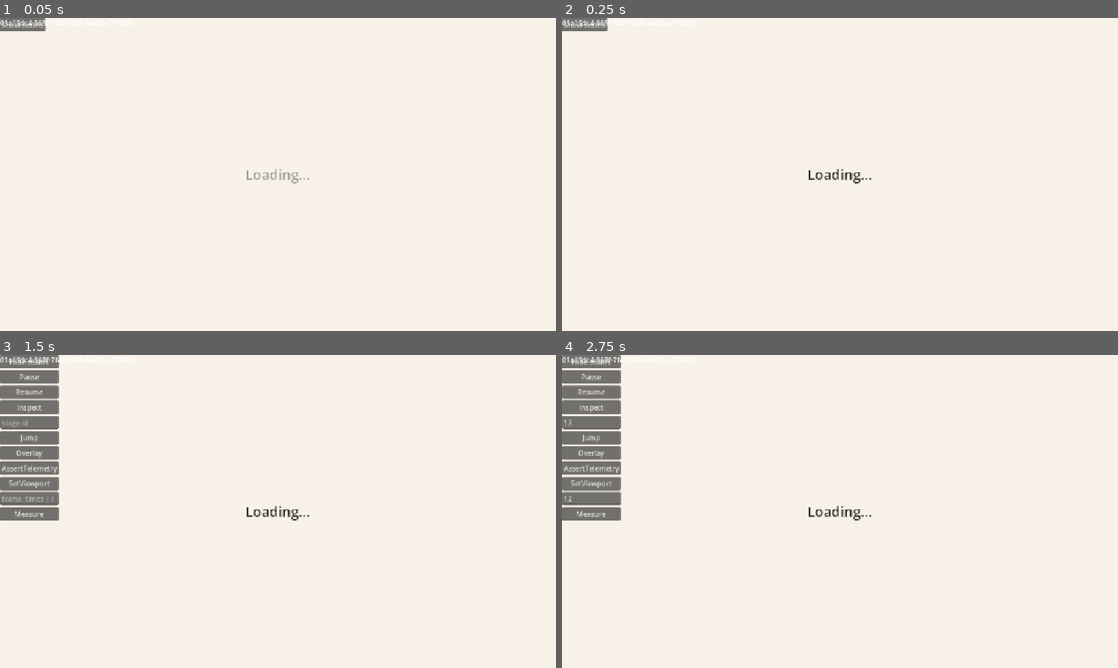
Above: before the commit, frames 1-4 (two rows, left to right).
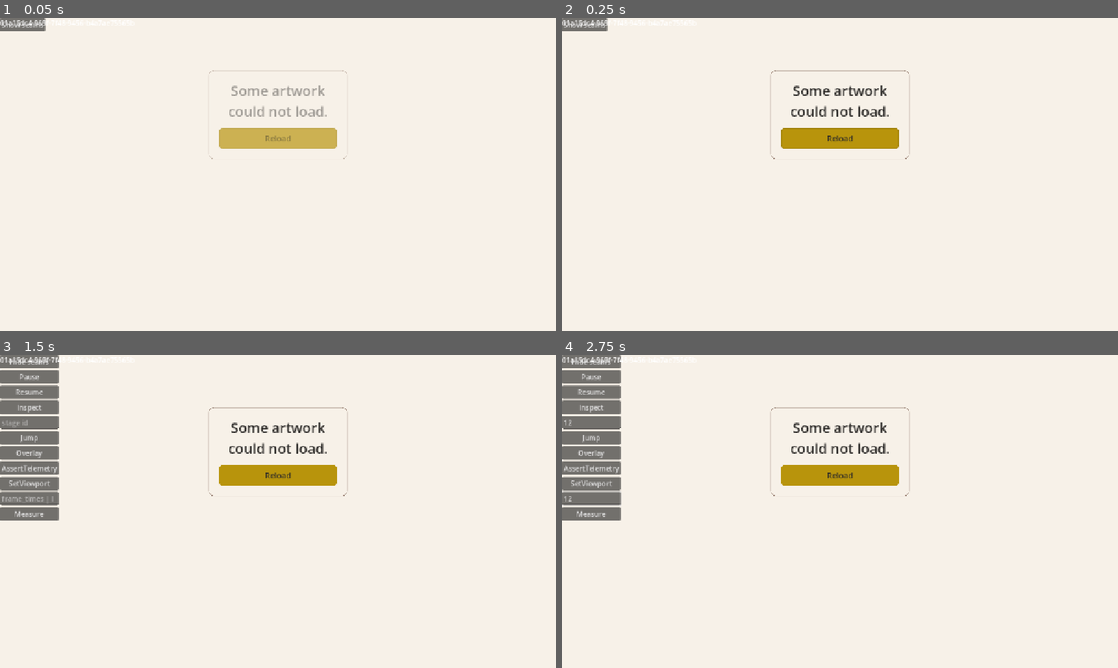
Above: after the commit, the same moments.

Repository: waigore/simplechessv2
Game: Godot game, scene res://main.tscn
The game is run twice, just before and just after one commit, with the same random seed, the same clock (stepped at 60 frames per second) and the same inputs.
Inputs (mouse positions are in pixels of both pictures, inside the frame that each line leads up to):
- Up to frame 1 (0.05 s): no input
- Up to frame 2 (0.25 s): no input
- Up to frame 3 (1.5 s): click (278, 473) at 0.5 s, where only the run after the commit has a clickable "Reload"; click "Show seams" at 1.25 s
- Up to frame 4 (2.75 s): click (589, 423) at 2.02 s; type "12" at 2.1 s; click (589, 498) at 2.25 s; type "12" at 2.33 s

The runs differ from the first frame. In frame 1, 2.0% of the frame differs, in the area x 37-63%, y 16-53%; in frame 2, 2.4%; in frame 3, 2.4%; in frame 4, 2.4%.

Commit message:
Leave EX.loading for EX.load-failure when Boot assets fail (#882)
Specify and land the missing player-facing half of the Boot failure: the
cold open no longer waits on a load gate that already failed.

- UX: new EX.load-failure row (copy source, reload recovery), UI-mode-pick
  C5 Reload and state S5, mockup anchor ex-load-failure.
- Technical: FAIL.T15 / R7, CMP-session-router R6, CTR-presentation E6
  reload_requested, cold-open branch B2 with steps S5/S6.
- Copy: exceptions.load_failure and exceptions.reload in en, zh-Hant, ja
  (not in EVERY_LOCALE_ROWS).
- Code: SessionRouter leaves STAGE_LOADING for STAGE_LOAD_FAILED on E4 and
  emits the screen; LoadFailurePanel renders the surface; resolver
  reset_group('boot') makes Reload read the tree again.
- Tests: asset_resolver_test asserts the stage exit, the named screen, that
  S5 ignores other controls, and that C5 reloads, plus per-locale copy.

Refs #882

Diff:
--- a/game/asset_resolver.gd
+++ b/game/asset_resolver.gd
@@ -121,6 +121,18 @@
 
 func unresolved_count(group_name: String) -> int:
 	return int(_unresolved_counts.get(group_name, 0))
+
+
+## EX.load-failure Reload (#882): a reloaded Boot load reads the served tree again
+## instead of the IDs the failed attempt left cached. Only this group's state is
+## cleared; anything else a longer sitting cached stays.
+func reset_group(group_name: String) -> void:
+	for asset_id in _group_ids(group_name):
+		_cache.erase(str(asset_id))
+	_loaded_groups.erase(group_name)
+	_unresolved_counts.erase(group_name)
+	if group_name == "boot":
+		boot_outcome = -1
 
 
 func apply_manifest(data: Dictionary) -> void:
--- a/game/asset_resolver_test.gd
+++ b/game/asset_resolver_test.gd
@@ -169,7 +169,8 @@
 
 func _check_boot_failure_surfaced() -> bool:
 	## Inverted from the old "stall is correct" check: a Boot group that leaves an
-	## approved ID unresolved settles as CTR-asset-resolve E4, and the caller sees it.
+	## approved ID unresolved settles as CTR-asset-resolve E4, the caller sees it,
+	## and the router leaves `EX.loading` for `EX.load-failure` (#882).
 	var probe := AssetResolver.new()
 	probe.playtest_override = 1
 	root.add_child(probe)
@@ -199,16 +200,106 @@
 		return _fail("failed boot preload did not surface the failure")
 	if probe.boot_outcome != 1 or probe.group_loaded("boot"):
 		return _fail("failed boot preload did not log the unresolved count")
+	var problem := await _router_loads_again_after_failure(probe._manifest)
+	if not problem.is_empty():
+		return _fail(problem)
+	return _check_load_failure_surface()
+
+
+## The router half: E4 ends the wait, `EX.load-failure` is named, and C5 Reload loads
+## the game again from the start — a fresh Boot read, never a cached verdict.
+func _router_loads_again_after_failure(manifest: Dictionary) -> String:
 	var router_probe := AssetResolver.new()
 	router_probe.playtest_override = 1
 	root.add_child(router_probe)
 	router_probe.boot_failed.connect(_router._on_boot_failed)
-	router_probe.apply_manifest(probe._manifest)
+	router_probe.apply_manifest(manifest)
+	var screens: Array[String] = []
+	_router.screen_requested.connect(
+		func(screen_id: String, _state: Dictionary) -> void: screens.append(screen_id)
+	)
+	## One frame runs the deferred preload, so the checks below never wait on a boot
+	## event that already failed.
 	router_probe.preload_boot()
-	await router_probe.boot_settled
+	await process_frame
+	var problem := _load_failure_is_named(screens)
+	if problem.is_empty():
+		_router.handle_control(SessionRouter.STAGE_LOAD_FAILED, "C1")
+		if _router.stage != SessionRouter.STAGE_LOAD_FAILED:
+			problem = "EX.load-failure acted on a control it does not offer"
+	if problem.is_empty():
+		_router.handle_control(SessionRouter.STAGE_LOAD_FAILED, "C5")
+		if _router.stage != SessionRouter.STAGE_LOADING or _router.boot_failure_count != 1:
+			problem = "Reload did not load the game again from the start"
+	if problem.is_empty():
+		## The manifest leaves Boot unresolvable, so the reloaded attempt must fail the
+		## same way, through a fresh read.
+		if _router._resolver.boot_outcome == 1 or _router._resolver.group_loaded("boot"):
+			problem = "Reload kept a failed Boot verdict the wait would not read again"
+		await process_frame
+	return problem
+
+
+## E4 reached the router and replaced the wait with `EX.load-failure`.
+func _load_failure_is_named(screens: Array[String]) -> String:
 	if _router.boot_failure_count != 1:
-		return _fail("session router did not observe the boot failure")
+		return "session router did not observe the boot failure"
+	if _router.stage != SessionRouter.STAGE_LOAD_FAILED:
+		return "boot failure left STAGE_LOADING: EX.loading is waited on after it failed"
+	if screens.is_empty() or screens[0] != SessionRouter.STAGE_LOAD_FAILED:
+		return "boot failure did not name EX.load-failure to the presentation"
+	return ""
+
+
+## UI-mode-pick S5 — the shipped surface names the failure and offers Reload in
+## every locale; `EX.loading` is gone rather than waited on (#882).
+func _check_load_failure_surface() -> bool:
+	var packed := load("res://main.tscn") as PackedScene
+	var view := packed.instantiate() as Presentation
+	var harness := view.get_node_or_null("PlaytestHarness")
+	if harness != null:
+		view.remove_child(harness)
+		harness.free()
+	root.add_child(view)
+	view.show_screen(SessionRouter.STAGE_LOAD_FAILED, {})
+	var panel := view.get_node_or_null("LoadFailure") as LoadFailurePanel
+	if panel == null or not panel.visible:
+		return _fail("EX.load-failure has no surface")
+	if (view.get_node("LoadingLabel") as Label).visible:
+		return _fail("EX.loading stays on screen after the Boot load failed")
+	if (
+		panel.button_for(LoadFailurePanel.CONTROL_RELOAD) == null
+		or not panel.button_for(LoadFailurePanel.CONTROL_RELOAD).visible
+	):
+		return _fail("EX.load-failure offers no Reload")
+	var problem := _load_failure_copy_is_localized(panel)
+	if problem.is_empty():
+		view.show_screen(SessionRouter.STAGE_LOADING, {})
+		if panel.visible:
+			problem = "EX.load-failure stayed up once the load gate returned"
+	view.queue_free()
+	if not problem.is_empty():
+		return _fail(problem)
 	return true
+
+
+## Every locale carries its own load-failure message and Reload label, and nothing
+## else is offered on S5.
+func _load_failure_copy_is_localized(panel: LoadFailurePanel) -> String:
+	if panel.control_available("C1") or panel.control_available("C4"):
+		return "EX.load-failure offers a control it does not have"
+	var message_label := panel.find_child("LoadFailureMessage", true, false) as Label
+	var reload := panel.button_for(LoadFailurePanel.CONTROL_RELOAD)
+	for locale in StringTable.LOCALES:
+		panel.configure(locale, null, 1.0)
+		var message := StringTable.exception_text("load_failure", locale)
+		if message_label == null or message_label.text != message:
+			return "EX.load-failure message missing in %s" % locale
+		if reload.text != StringTable.exception_text("reload", locale):
+			return "EX.load-failure Reload copy missing in %s" % locale
+		if locale != "en" and message == StringTable.exception_text("load_failure", "en"):
+			return "EX.load-failure message still English in %s" % locale
+	return ""
 
 
 func _check_vorbis_copy(music_id: String) -> bool:
--- /dev/null
+++ b/game/load_failure_panel.gd
@@ -0,0 +1,105 @@
+class_name LoadFailurePanel
+extends PanelContainer
+## UI-mode-pick S5 / EX.load-failure — the cold open's Boot load failed, so the
+## `EX.loading` wait ends on this surface. It names what failed and offers C5
+## Reload and nothing else (exceptions.md; mode-pick Controls C5 / States S5).
+
+signal control_activated(control_id: String)
+signal pointed(control_id: String)
+
+const SCREEN_ID := "loading"
+const CONTROL_RELOAD := "C5"
+
+var locale := "en"
+
+var _message: Label
+var _reload: Button
+var _ui_font: Font
+var _text_scale := 1.0
+
+
+func _ready() -> void:
+	_build()
+	_apply_copy()
+
+
+func configure(next_locale: String, font: Font = null, text_scale: float = 1.0) -> void:
+	locale = next_locale
+	_ui_font = font
+	_text_scale = text_scale
+	if is_inside_tree():
+		_apply_font()
+		_apply_copy()
+		_style_all()
+
+
+## S5's only available control; every other id changes nothing (panel and router).
+func control_available(control_id: String) -> bool:
+	return control_id == CONTROL_RELOAD
+
+
+func button_for(control_id: String) -> Button:
+	if control_id == CONTROL_RELOAD:
+		return _reload
+	return null
+
+
+func focusable_controls() -> Array[Control]:
+	return [_reload]
+
+
+func set_text_scale(text_scale_value: float) -> void:
+	if is_equal_approx(text_scale_value, _text_scale):
+		return
+	_text_scale = text_scale_value
+	if is_inside_tree():
+		_style_all()
+
+
+func _build() -> void:
+	add_theme_stylebox_override("panel", UiChrome.panel_style())
+	var root := VBoxContainer.new()
+	root.add_theme_constant_override("separation", 16)
+	add_child(root)
+
+	_message = Label.new()
+	_message.name = "LoadFailureMessage"
+	_message.horizontal_alignment = HORIZONTAL_ALIGNMENT_CENTER
+	UiChrome.style_label(_message, true)
+	root.add_child(_message)
+
+	_reload = Button.new()
+	_reload.name = "Reload"
+	_reload.size_flags_horizontal = Control.SIZE_EXPAND_FILL
+	_reload.pressed.connect(_on_activate.bind(CONTROL_RELOAD))
+	_reload.focus_entered.connect(_on_point.bind(CONTROL_RELOAD))
+	_reload.mouse_entered.connect(_on_point.bind(CONTROL_RELOAD))
+	root.add_child(_reload)
+
+	_style_all()
+
+
+func _style_all() -> void:
+	UiChrome.style_label(_message, true, _text_scale)
+	UiChrome.style_button(_reload, true, false, _text_scale)
+
+
+func _apply_font() -> void:
+	if _ui_font == null:
+		return
+	UiChrome.apply_font(_message, _ui_font)
+	UiChrome.apply_font(_reload, _ui_font)
+
+
+## exceptions.md Key column owns `load_failure` and `reload` (localization.md L2).
+func _apply_copy() -> void:
+	_message.text = StringTable.exception_text("load_failure", locale)
+	_reload.text = StringTable.exception_text("reload", locale)
+
+
+func _on_activate(control_id: String) -> void:
+	control_activated.emit(control_id)
+
+
+func _on_point(control_id: String) -> void:
+	pointed.emit(control_id)
--- a/game/presentation.gd
+++ b/game/presentation.gd
@@ -9,6 +9,8 @@
 signal asset_needed(asset_ids: PackedStringArray)
 
 const LOADING_SCREEN := "loading"
+## EX.load-failure — the cold open Boot load failed; the `EX.loading` wait ends here.
+const LOAD_FAILED := SessionRouter.STAGE_LOAD_FAILED
 const MODE_PICK := "mode-pick"
 const SHARED_SETUP := "shared-setup"
 const SHARED_PLAY := "shared-play"
@@ -31,6 +33,7 @@
 var current_screen := LOADING_SCREEN
 
 var _loading: Label
+var _load_failure: LoadFailurePanel
 var _host: Control
 var _mode_pick: ModePickPanel
 var _shared_setup: SharedSetupPanel
@@ -113,6 +116,8 @@
 	match screen_id:
 		LOADING_SCREEN:
 			_show_loading()
+		LOAD_FAILED:
+			_show_load_failure()
 		MODE_PICK:
 			_show_mode_pick(state)
 		SHARED_SETUP:
@@ -194,6 +199,15 @@
 	UiChrome.style_label(_loading, true, text_scale())
 	add_child(_loading)
 
+	_load_failure = LoadFailurePanel.new()
+	_load_failure.name = "LoadFailure"
+	_load_failure.visible = false
+	_load_failure.custom_minimum_size = Vector2(320, 180)
+	_place_centred_column(_load_failure, 120.0)
+	_load_failure.control_activated.connect(_on_load_failure_control)
+	_load_failure.pointed.connect(_on_pointed)
+	add_child(_load_failure)
+
 	_host = Control.new()
 	_host.name = "ScreenHost"
 	_host.set_anchors_and_offsets_preset(Control.PRESET_FULL_RECT)
@@ -303,6 +317,8 @@
 	_mode_pick.set_text_scale(scale)
 	_shared_setup.set_text_scale(scale)
 	_shared_result.set_text_scale(scale)
+	if _load_failure != null:
+		_load_failure.set_text_scale(scale)
 
 
 func _on_screen_requested(screen_id: String, state: Dictionary) -> void:
@@ -314,6 +330,16 @@
 	_hide_panels()
 	_loading.text = StringTable.mode_pick("loading", _router.locale)
 	UiChrome.transition_in(_loading)
+
+
+## UI-mode-pick S5 / EX.load-failure — the wait is over, so the loading message goes
+## and the failure names itself with C5 Reload as its only control.
+func _show_load_failure() -> void:
+	current_screen = LOAD_FAILED
+	_hide_panels()
+	_load_failure.configure(_router.locale, _ui_font, text_scale())
+	UiChrome.transition_in(_load_failure)
+	_load_failure.focusable_controls()[0].grab_focus()
 
 
 func render_position(
@@ -357,6 +383,8 @@
 			var faces: Array[Font] = [cjk as Font]
 			_ui_font.fallbacks = faces
 		UiChrome.apply_font(_loading, _ui_font)
+		if _load_failure != null:
+			_load_failure.configure(_router.locale, _ui_font, text_scale())
 		UiChrome.apply_font(_ended_label, _ui_font)
 		UiChrome.apply_font(_unsupported, _ui_font)
 
@@ -628,6 +656,7 @@
 
 
 func _hide_panels() -> void:
+	_loading.visible = false
 	_mode_pick.visible = false
 	_mode_pick.modulate.a = 1.0
 	_shared_setup.visible = false
@@ -642,6 +671,8 @@
 	_puzzle_play.modulate.a = 1.0
 	_ended_label.visible = false
 	_ended_label.modulate.a = 1.0
+	_load_failure.visible = false
+	_load_failure.modulate.a = 1.0
 	_clear_advice_chrome()
 	_reset_gesture()
 
@@ -652,6 +683,12 @@
 		_board.render_advice(null)
 	if _shared_play != null:
 		_shared_play.advice_error = false
+
+
+## UI-mode-pick C5 on EX.load-failure — Reload re-opens the game (CTR-presentation E6).
+func _on_load_failure_control(control_id: String) -> void:
+	if control_id == LoadFailurePanel.CONTROL_RELOAD:
+		_router.reload_after_load_failure()
 
 
 func _on_mode_pick_control(control_id: String) -> void:
--- a/game/session_router.gd
+++ b/game/session_router.gd
@@ -7,6 +7,9 @@
 signal play_rendered(state: Dictionary)
 
 const STAGE_LOADING := "loading"
+## EX.load-failure — the cold open's Boot preload left an approved ID unresolved
+## (CTR-asset-resolve E4 / FAIL.T15). The load wait ends here; Reload leaves it.
+const STAGE_LOAD_FAILED := "load-failure"
 const STAGE_MODE_PICK := "mode-pick"
 const STAGE_SHARED_SETUP := "shared-setup"
 const STAGE_SHARED_PLAY := "shared-play"
@@ -204,6 +207,8 @@
 			_on_shared_result_control(control_id)
 		STAGE_PUZZLE_PLAY:
 			_on_puzzle_play_control(control_id)
+		STAGE_LOAD_FAILED:
+			_on_load_failed_control(control_id)
 
 
 ## CTR-presentation.E1 — select (to empty) or place (from/to + optional promotion).
@@ -399,6 +404,7 @@
 	return PackedStringArray(
 		[
 			STAGE_LOADING,
+			STAGE_LOAD_FAILED,
 			STAGE_MODE_PICK,
 			STAGE_READY_ALIAS,
 			STAGE_SHARED_SETUP,
@@ -418,12 +424,24 @@
 
 ## CTR-asset-resolve E4 — Boot left approved IDs unresolved. The failure is
 ## observable here instead of the caller waiting forever on a ready that never
-## comes. `EX.loading` still has no specified failure exit or copy, so this does
-## not invent one: the wait stays until the UX owner specifies the surface, which
-## #882 owns (filed from #647's S2 step).
+## comes, and the wait ends: `EX.load-failure` replaces `EX.loading` (#882).
 func _on_boot_failed(unresolved: int) -> void:
 	push_error("Boot assets failed: %d approved IDs unresolved" % unresolved)
 	boot_failure_count = unresolved
+	stage = STAGE_LOAD_FAILED
+	screen_requested.emit(STAGE_LOAD_FAILED, {})
+
+
+## `EX.load-failure` Reload (CTR-presentation E6) — the game loads again from the
+## start for these Boot reads: the failed group's ID cache and outcome are reset so
+## the next Boot preload reads the served tree instead of the cache. The screen
+## itself must also be re-opened (a fresh page load on Web); this leg is what a
+## test or a playtest seam can drive without a browser.
+func reload_after_load_failure() -> void:
+	if stage != STAGE_LOAD_FAILED:
+		return
+	_resolver.reset_group("boot")
+	start()
 
 
 func _on_asset_needed(asset_ids: PackedStringArray) -> void:
@@ -635,6 +653,13 @@
 		_on_mode_pick_confirm_control(control_id)
 	else:
 		_on_mode_pick_choice_control(control_id)
+
+
+## UI-mode-pick S5 / C5 — `EX.load-failure` offers Reload and nothing else, so any
+## other control id on that surface changes nothing.
+func _on_load_failed_control(control_id: String) -> void:
+	if control_id == "C5":
+		reload_after_load_failure()
 
 
 ## S3 (quit confirm) — only Confirm ends the session; Cancel returns to S1.
@@ -937,6 +962,8 @@
 	match stage_id:
 		STAGE_LOADING:
 			screen_requested.emit(STAGE_LOADING, {})
+		STAGE_LOAD_FAILED:
+			screen_requested.emit(STAGE_LOAD_FAILED, {})
 		STAGE_MODE_PICK:
 			screen_requested.emit(STAGE_MODE_PICK, _mode_pick_state("S1"))
 		STAGE_SHARED_SETUP:
--- a/game/string_table.gd
+++ b/game/string_table.gd
@@ -331,14 +331,20 @@
 	"en":
 	{
 		"unsupported_input": "Touch to play",
+		"load_failure": "Some artwork could not load.",
+		"reload": "Reload",
 	},
 	"zh-Hant":
 	{
 		"unsupported_input": "請以觸控遊玩",
+		"load_failure": "部分圖像無法載入。",
+		"reload": "重新載入",
 	},
 	"ja":
 	{
 		"unsupported_input": "タッチで操作してください",
+		"load_failure": "一部の画像を読み込めませんでした。",
+		"reload": "再読み込み",
 	},
 }
 
Not shown, added: game/chrome_paint_test.gd.uid
Not shown, added: game/load_failure_panel.gd.uid
Not shown, changed: specs/technical/components/session-router.md
Not shown, changed: specs/technical/contracts/presentation.md
Not shown, changed: specs/technical/failures.md
Not shown, changed: specs/technical/sequences/cold-open.md
Not shown, changed: specs/ux/exceptions.md
Not shown, changed: specs/ux/mockups/screens/mode-pick.html
Not shown, changed: specs/ux/screens/mode-pick.md
